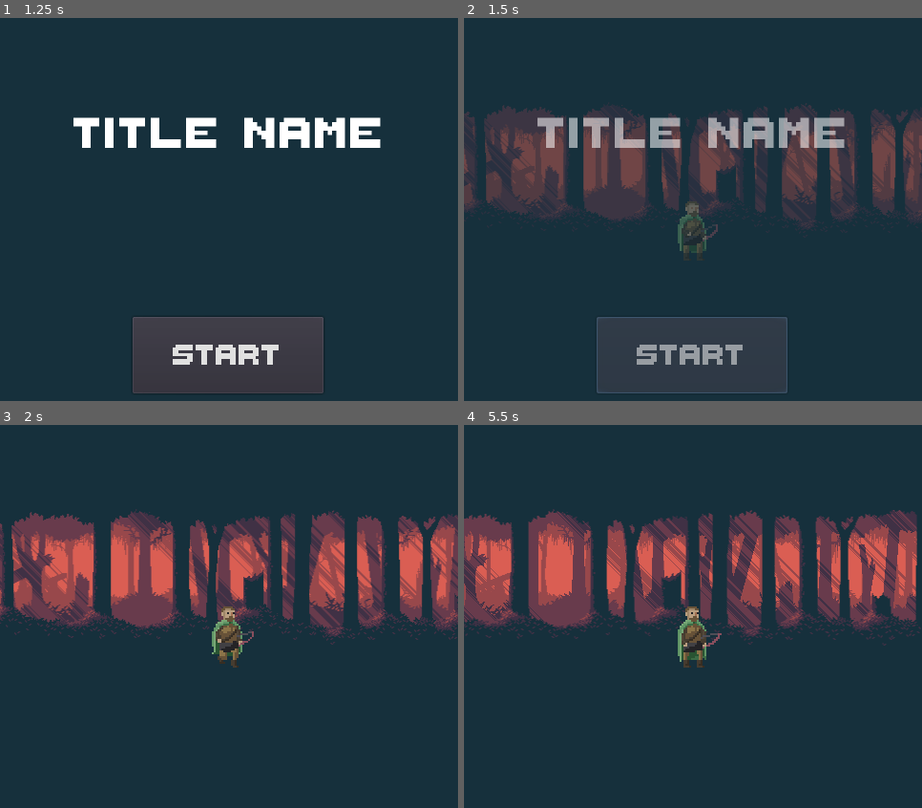
Above: before the commit, frames 1-4 (two rows, left to right).
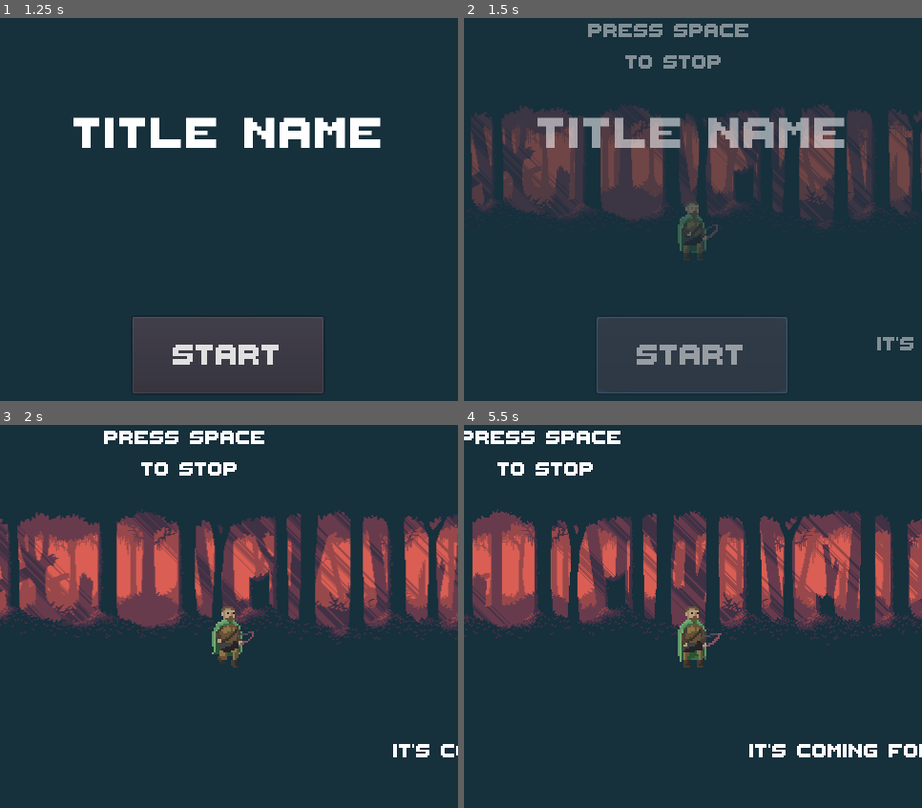
Above: after the commit, the same moments.

Repository: ktosox/TriJam-116
Game: Godot game, scene res://Level.tscn
Same seed, same stepped clock (60 frames per second), same inputs: the game is played once before the commit and once after it. The project has no main scene, so this scene is started directly.
Inputs:
- Up to frame 1 (1.25 s): tap Space at 0.5 s; hold Enter (ui_accept) from 0.53 s (still down)
- Up to frame 2 (1.5 s): release Enter (ui_accept) at 1.25 s; click "START" at 1.25 s
- Up to frame 3 (2 s): no input
- Up to frame 4 (5.5 s): tap Space every 0.75 s from 2 to 5 s; tap Enter (ui_accept) at 2.1, 2.27, 2.57, 3.6, 3.77, 4.07, 5.1, 5.27 s; hold Enter (ui_accept) 2.78-3.53 s; hold Enter (ui_accept) 4.28-5.03 s

Frame 1 is identical in both runs. In frame 2, 16% of the frame differs, in the area x 0-100%, y 1-87%; in frame 3, 15%; in frame 4, 25%.

Commit message:
added text and balancing changed over 20 minutes

Diff:
--- a/Game/Enemies/Spike.gd
+++ b/Game/Enemies/Spike.gd
@@ -8,16 +8,16 @@
 
 # Called when the node enters the scene tree for the first time.
 func _ready():
-	global_position.x = get_parent().get_player_pos().x + 4 + randi()%60
+	global_position.x = get_parent().get_player_pos().x + 4 + randi()%20
 	pass # Replace with function body.
 
 
 func wait_for_stab():
-	$Timer.start(3+randi()%6)
+	$Timer.start(2+randf()*3)
 	pass
 
 func stab_finished():
-	global_position.x = get_parent().get_player_pos().x + 4 + randi()%200
+	global_position.x = get_parent().get_player_pos().x + 30 + randi()%200
 	$Animator.play("spawn")
 	pass
 
--- a/Game/Level.gd
+++ b/Game/Level.gd
@@ -9,6 +9,7 @@
 
 func start_game():
 	$TimerSpike.start(6)
+	$Player.move = 42.0
 	pass
 
 func get_player_pos():
@@ -28,5 +29,5 @@
 func _on_TimerSpike_timeout():
 	$TimerSpike.wait_time +=8
 	var newSpike = spikeScene.instance()
-	add_child(newSpike)
+	add_child_below_node($Player,newSpike)
 	pass # Replace with function body.
--- a/Game/Level.tscn
+++ b/Game/Level.tscn
@@ -6,6 +6,33 @@
 [ext_resource path="res://ThaleahFat.ttf" type="DynamicFontData" id=5]
 [ext_resource path="res://Front.gd" type="Script" id=6]
 [ext_resource path="res://Sound/relaxing-forest-ambience.ogg" type="AudioStream" id=7]
+
+[sub_resource type="DynamicFont" id=9]
+size = 32
+font_data = ExtResource( 5 )
+
+[sub_resource type="Shader" id=11]
+code = "shader_type canvas_item;
+
+uniform float brightness = 1.0;
+uniform float contrast = 1.0;
+uniform float saturation = 1.0;
+
+void fragment() {
+    vec3 c = textureLod(SCREEN_TEXTURE, SCREEN_UV, 0.0).rgb;
+
+    c.rgb = mix(vec3(0.0), c.rgb, brightness);
+    c.rgb = mix(vec3(0.5), c.rgb, contrast);
+    c.rgb = mix(vec3(dot(vec3(1.0), c.rgb) * 0.33333), c.rgb, saturation);
+
+    COLOR.rgb = c;
+}"
+
+[sub_resource type="ShaderMaterial" id=12]
+shader = SubResource( 11 )
+shader_param/brightness = 1.0
+shader_param/contrast = 1.0
+shader_param/saturation = 1.0
 
 [sub_resource type="Animation" id=5]
 resource_name = "showEnd"
@@ -177,28 +204,148 @@
 "values": [ 0.0, -20.0, 0.0, -20.0, 0.0, -20.0, 0.0 ]
 }
 
+[sub_resource type="Animation" id=10]
+resource_name = "New Anim"
+length = 60.0
+tracks/0/type = "value"
+tracks/0/path = NodePath("Front/Screen:material:shader_param/brightness")
+tracks/0/interp = 1
+tracks/0/loop_wrap = true
+tracks/0/imported = false
+tracks/0/enabled = true
+tracks/0/keys = {
+"times": PoolRealArray( 0, 60, 60.1 ),
+"transitions": PoolRealArray( 1, 1, 1 ),
+"update": 0,
+"values": [ 1.0, 0.0, 0.0 ]
+}
+tracks/1/type = "value"
+tracks/1/path = NodePath("Front/Screen:material:shader_param/saturation")
+tracks/1/interp = 1
+tracks/1/loop_wrap = true
+tracks/1/imported = false
+tracks/1/enabled = true
+tracks/1/keys = {
+"times": PoolRealArray( -0.2, 0, 60 ),
+"transitions": PoolRealArray( 1, 1, 1 ),
+"update": 0,
+"values": [ 1.0, 1.0, 0.0 ]
+}
+
 [node name="Level" type="Node2D"]
 script = ExtResource( 4 )
 
+[node name="Press space" type="Label" parent="."]
+margin_left = 16.0
+margin_right = 264.0
+margin_bottom = 63.0
+custom_fonts/font = SubResource( 9 )
+text = "press space
+to stop"
+align = 1
+valign = 1
+uppercase = true
+__meta__ = {
+"_edit_use_anchors_": false
+}
+
+[node name="Press space3" type="Label" parent="."]
+margin_left = 1440.0
+margin_top = 24.0
+margin_right = 1696.0
+margin_bottom = 87.0
+custom_fonts/font = SubResource( 9 )
+text = "it's getting dark"
+align = 1
+valign = 1
+uppercase = true
+__meta__ = {
+"_edit_use_anchors_": false
+}
+
+[node name="Press space7" type="Label" parent="."]
+margin_left = 2712.0
+margin_top = 24.0
+margin_right = 2968.0
+margin_bottom = 87.0
+custom_fonts/font = SubResource( 9 )
+text = "just a couple more steps"
+align = 1
+valign = 1
+uppercase = true
+__meta__ = {
+"_edit_use_anchors_": false
+}
+
+[node name="Press space5" type="Label" parent="."]
+margin_left = 696.0
+margin_top = 8.0
+margin_right = 1060.0
+margin_bottom = 71.0
+custom_fonts/font = SubResource( 9 )
+text = "it will hear you
+ if you run"
+align = 1
+valign = 1
+uppercase = true
+__meta__ = {
+"_edit_use_anchors_": false
+}
+
 [node name="Background" parent="." instance=ExtResource( 2 )]
 
 [node name="Player" parent="." instance=ExtResource( 1 )]
 position = Vector2( 152, 256 )
-
-[node name="CanvasLayer" type="CanvasLayer" parent="."]
-
-[node name="Fore" type="Polygon2D" parent="CanvasLayer"]
-position = Vector2( 0, 16 )
-z_index = 1
-z_as_relative = false
+move = 0.0
+
+[node name="Fore" type="Polygon2D" parent="."]
+position = Vector2( -88, 0 )
+scale = Vector2( 300, 1 )
 color = Color( 0.0862745, 0.188235, 0.235294, 1 )
 polygon = PoolVector2Array( 0, 272, 0, 464, 480, 464, 480, 272 )
 __meta__ = {
 "_editor_description_": ""
 }
 
+[node name="Press space4" type="Label" parent="."]
+margin_left = 264.0
+margin_top = 312.0
+margin_right = 694.0
+margin_bottom = 375.0
+custom_fonts/font = SubResource( 9 )
+text = "it's coming for you"
+align = 1
+valign = 1
+uppercase = true
+__meta__ = {
+"_edit_use_anchors_": false
+}
+
+[node name="Press space6" type="Label" parent="."]
+margin_left = 1928.0
+margin_top = 320.0
+margin_right = 2396.0
+margin_bottom = 383.0
+custom_fonts/font = SubResource( 9 )
+text = "you are
+almost out"
+align = 1
+valign = 1
+uppercase = true
+__meta__ = {
+"_edit_use_anchors_": false
+}
+
 [node name="Front" type="CanvasLayer" parent="."]
 script = ExtResource( 6 )
+
+[node name="Screen" type="ColorRect" parent="Front"]
+material = SubResource( 12 )
+anchor_right = 1.0
+anchor_bottom = 1.0
+__meta__ = {
+"_edit_use_anchors_": false
+}
 
 [node name="Back" type="ColorRect" parent="Front"]
 anchor_right = 1.0
@@ -291,6 +438,9 @@
 
 [node name="TimerSpike" type="Timer" parent="."]
 wait_time = 8.0
+
+[node name="Night" type="AnimationPlayer" parent="."]
+"anims/New Anim" = SubResource( 10 )
 [connection signal="pressed" from="Front/Back/Welcome/StartGame" to="Front" method="_on_StartGame_pressed"]
 [connection signal="pressed" from="Front/Back/EndScreen/TryAgain" to="Front" method="_on_TryAgain_pressed"]
 [connection signal="timeout" from="TimerSpike" to="." method="_on_TimerSpike_timeout"]
--- a/Game/Player.gd
+++ b/Game/Player.gd
@@ -4,6 +4,8 @@
 # Declare member variables here. Examples:
 # var a = 2
 # var b = "text"
+
+export var move = 18.0
 
 var dead = false
 
@@ -22,7 +24,7 @@
 func _physics_process(delta):
 	var moveVector = Vector2()
 	if !Input.is_action_pressed("ui_accept") and !dead:
-		moveVector.x = 18.0
+		moveVector.x = move
 
 	move_and_slide(moveVector)
 
--- a/Game/Player.tscn
+++ b/Game/Player.tscn
@@ -154,7 +154,7 @@
 scale = Vector2( 2, 2 )
 frames = SubResource( 31 )
 animation = "walk"
-frame = 2
+frame = 6
 playing = true
 
 [node name="CollisionShape2D" type="CollisionShape2D" parent="."]
Not shown: 1 places in Game/Level.tscn that only renumber resources
